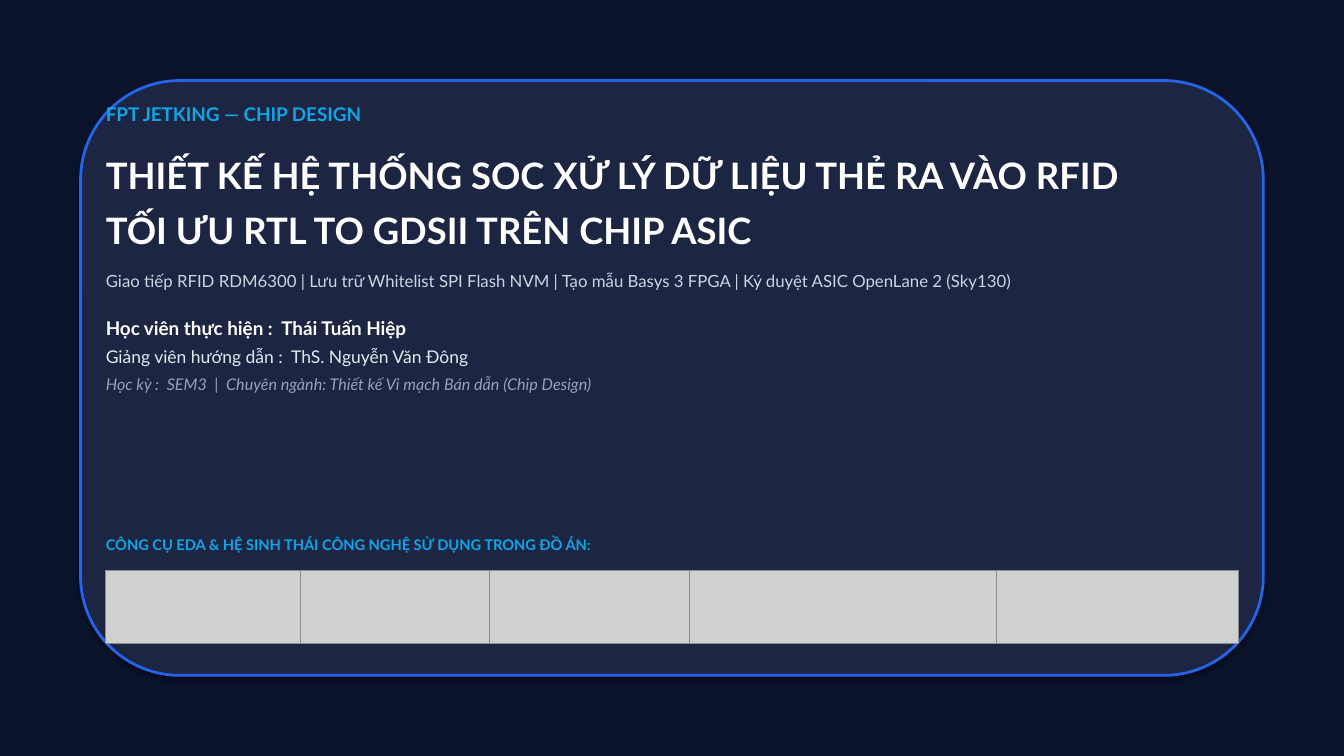
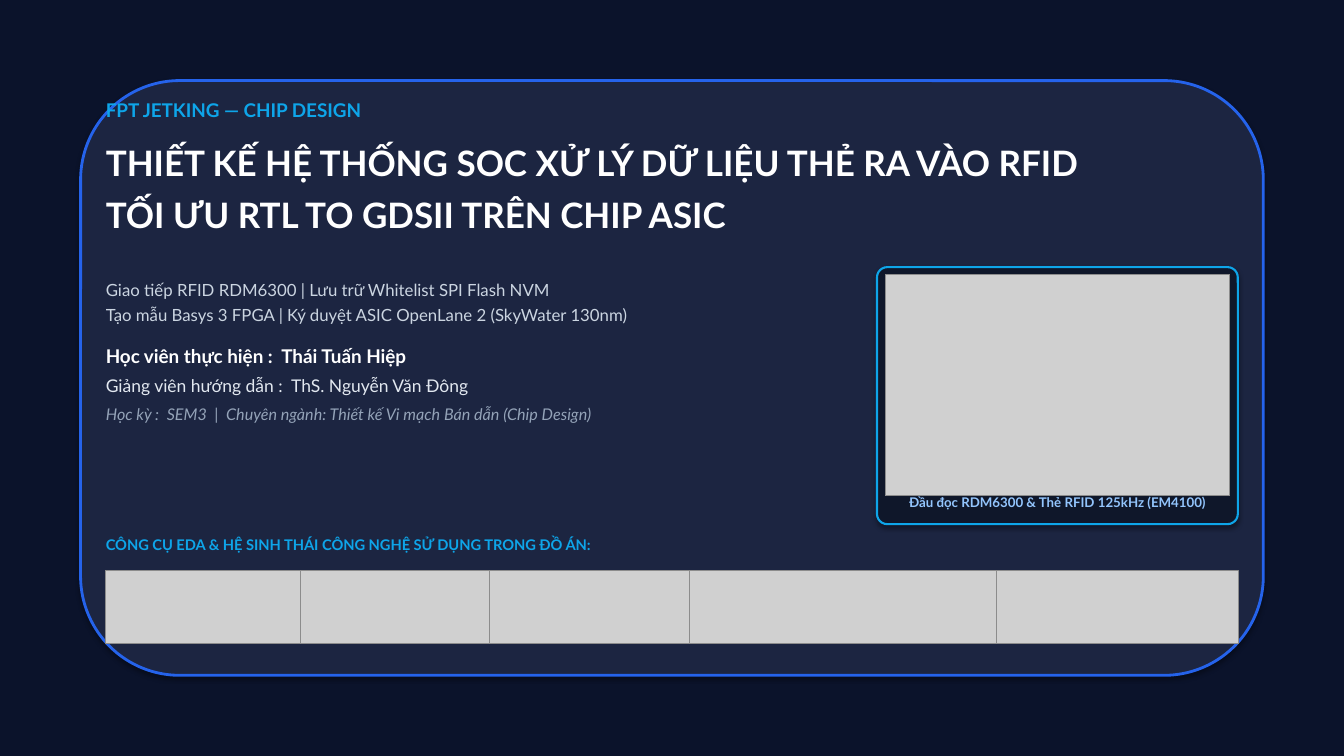
Before and after one commit to thaituanhiep/uart-fifo-rfid-asic, a slide deck: slide 1 of rdm6300-picorv32-rom-data/document/Bao_Cao_Do_An_RDM6300_PicoRV32_SoC.pptx. Drawn at 1344x756 pixels with LibreOffice and Linux fonts; fonts in the diff are those of the drawing; grey boxes stand for pictures. Boxes give left, top, right and bottom in pixels: in the first picture for what was removed or moved away, otherwise in the second. Text is boxed around its words. In the diff, an @@ line names an element or a change of style, - is before the commit and + after.

```diff
--- a/rdm6300-picorv32-rom-data/document/Bao_Cao_Do_An_RDM6300_PicoRV32_SoC.pptx
+++ b/rdm6300-picorv32-rom-data/document/Bao_Cao_Do_An_RDM6300_PicoRV32_SoC.pptx
@@ text added at box(106, 101, 1078, 229), 25 pt, text #FFFFFF, bold @@
+FPT JETKING — CHIP DESIGN
+THIẾT KẾ HỆ THỐNG SOC XỬ LÝ DỮ LIỆU THẺ RA VÀO RFID
+TỐI ƯU RTL TO GDSII TRÊN CHIP ASIC
@@ rounded rectangle added at box(877, 267, 1238, 524), fill #0F172A, outline #0EA5E9 1.5 pt @@
@@ text at box(106, 282, 628, 324): text changed @@
-FPT JETKING — CHIP DESIGN
-THIẾT KẾ HỆ THỐNG SOC XỬ LÝ DỮ LIỆU THẺ RA VÀO RFID
-TỐI ƯU RTL TO GDSII TRÊN CHIP ASIC
-Giao tiếp RFID RDM6300 | Lưu trữ Whitelist SPI Flash NVM | Tạo mẫu Basys 3 FPGA | Ký duyệt ASIC OpenLane 2 (Sky130)
+Giao tiếp RFID RDM6300 | Lưu trữ Whitelist SPI Flash NVM
+Tạo mẫu Basys 3 FPGA | Ký duyệt ASIC OpenLane 2 (SkyWater 130nm)
@@ text "Giao tiếp RFID RDM6300 | ...": place and size @@
-text "Giao tiếp RFID RDM6300 | ..." at box(106, 105, 1118, 393)
+text "Giao tiếp RFID RDM6300 | ..." at box(106, 282, 628, 423)
@@ picture added at box(885, 274, 1230, 496) @@
@@ text at box(106, 348, 468, 395): more space between paragraphs @@
@@ text added at box(909, 495, 1205, 510), 9.5 pt, text #93C5FD, bold @@
+Đầu đọc RDM6300 & Thẻ RFID 125kHz (EM4100)
```
Also in this commit, not shown: 2 other slides changed, 19 other files.
